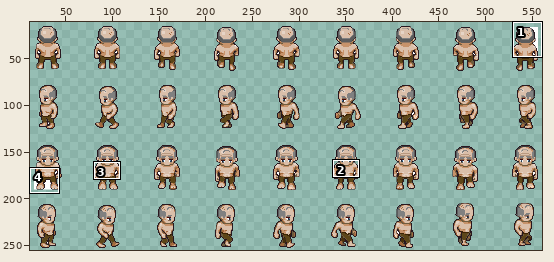
Sprite sheet: assets/charsheet3.png. The picture above shows the old version from afar; the outline marks the close-up.
Close-up. First the earlier version:
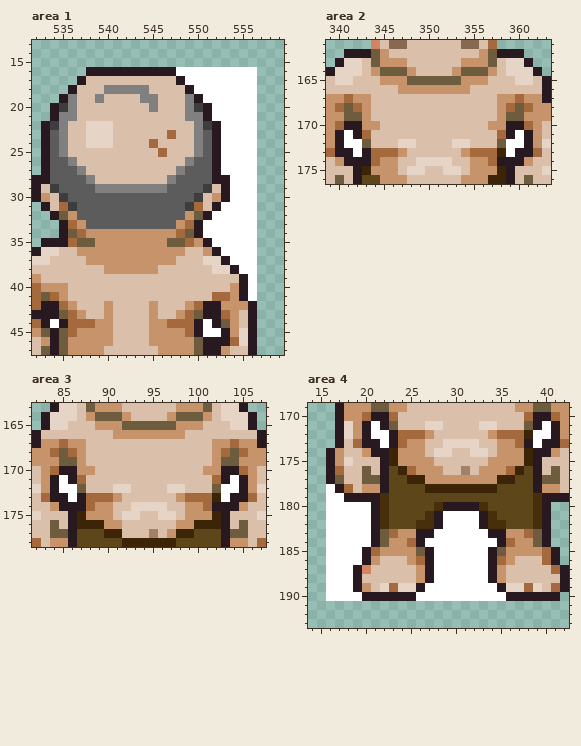
The file is 287x200 pixels. Shown: area 1: x 532..559, y 13..47; area 2: x 339..363, y 161..176; area 3: x 82..107, y 163..178; area 4: x 14..42, y 169..193. The old version is drawn lined up with the new one. The wide view leaves out empty margins. The commit also changed other parts of the picture, which this record leaves out.
The same view after the edit:
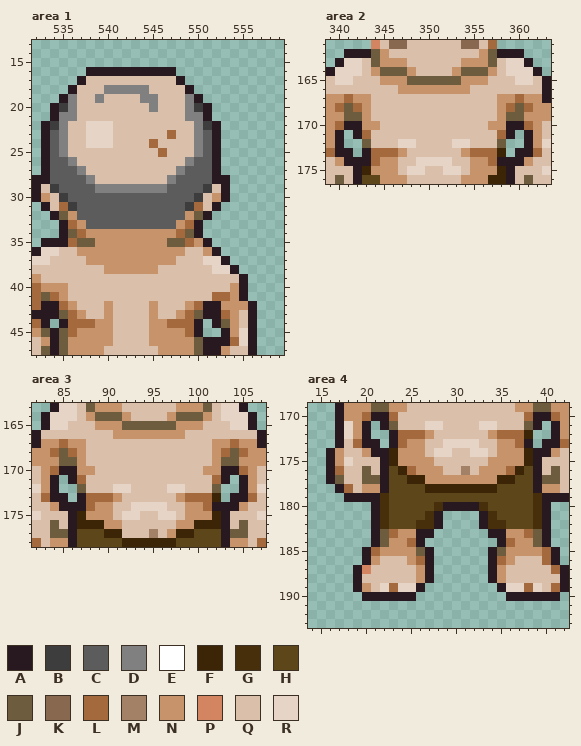
Palette (. is transparent): A #281820  B #3d3d3d  C #5c5c5c  D #808080  E #ffffff  F #3c2406  G #472f0c  H #5d4619  J #6e5c3f  K #886950  L #a4693d  M #a28167  N #c7936b  P #d28560  Q #dabfaa  R #e6d4c6
Diff:
canvas 287x200 -> 576x256; drawings rearranged on the sheet (the old picture shows each at its new place)
Area 1:
Colour E is gone in row 16 at x 548 to 556; in row 17 at x 549 to 556; in row 18 at x 550 to 556; in row 19 at x 551 to 556; in rows 20 to 21 at x 552 to 556; in rows 22 to 27 at x 553 to 556.
Colour E is gone in rows 28 to 30 at x 554 to 556; in row 31 at x 553 to 556; in row 32 at x 552 to 556; in rows 33 to 34 at x 551 to 556; in row 35 at x 552 to 556; in row 36 at x 553 to 556.
Colour E is gone in row 37 at x 554 to 556; in row 38 at x 555 to 556; in rows 39 to 41 at x 556; in row 44 at x 534 and 551; in row 45 at x 551 to 552.
Area 2:
Colour E is gone in row 171 at x 341 and 360; in row 172 at x 341 to 342 and 359 to 360; in row 173 at x 342 and 359.
Area 3:
Colour E is gone in row 171 at x 85 and 104; in row 172 at x 85 to 86 and 103 to 104; in row 173 at x 86 and 103.
Area 4:
Colour E is gone in row 171 at x 21 and 40; in row 172 at x 21 to 22 and 39 to 40; in row 173 at x 22 and 39; in row 178 at x 16; in row 179 at x 16 to 17; in row 180 at x 16 to 20.
Colour E is gone in rows 181 to 182 at x 16 to 20 and 29 to 32; in row 183 at x 16 to 20 and 28 to 33; in row 184 at x 16 to 20 and 27 to 34; in rows 185 to 186 at x 16 to 19 and 28 to 33; in rows 187 to 188 at x 16 to 18 and 28 to 33; in row 189 at x 16 to 18 and 27 to 34.
Colour E is gone in row 190 at x 16 to 19 and 26 to 35.
